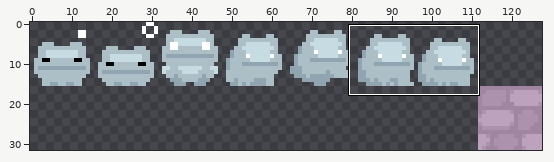
Two versions of one sprite sheet, Platformer/Content/enemyGrassy.png. The first picture is a wide view before the edit; the outline marks the close-up.
Close-up. First the earlier version:
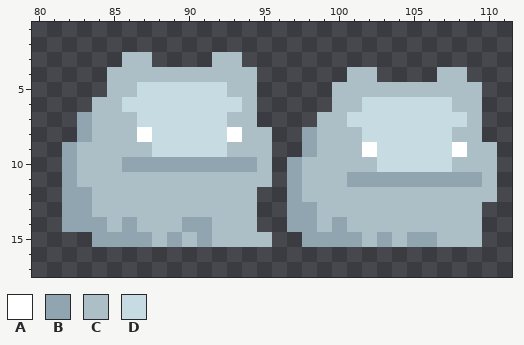
The file is 128x32 pixels. Colours within 5 levels of each other are drawn and written as one. Shown: x 80..111, y 1..17. The commit also changed other parts of the picture, which this record leaves out.
Palette (. is transparent): A #ffffff  B #90a5b0  C #acbec6  D #c7dbe2
Pixels before, first column x 82:
 3 ....CC....CC.................
 4 ...CCCCCCCCCC......CC....CC..
 5 ...CCDDDDDDCC.....CCCCCCCCCC.
 6 ..CCDDDDDDDDC.....CCDDDDDDCC.
 7 .BCCCDDDDDDCC....CCDDDDDDDDC.
 8 .BCCCADDDDDACC..BCCCDDDDDDCC.
 9 BCCCCCDDDDDCCC..BCCCADDDDDACC
10 BCCCBBBBBBBBBC.BCCCCCDDDDDCCC
11 BCCCCCCCCCCCCC.BCCCBBBBBBBBBC
12 BBCCCCCCCCCCC..BCCCCCCCCCCCCC
13 BBCCCCCCCCCCC..BBCCCCCCCCCCC.
14 BBBCBCCCBBCCC..BBCBCCCCCCCCC.
15 ..BBBBCBCBCCCC..BBBBCBCBBCCC.
The same view after the edit:
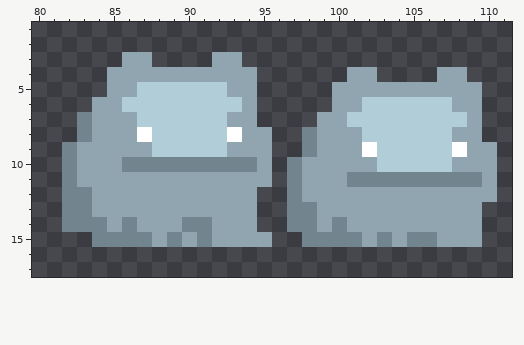
Change:
{"colour":"B","old":"#90a5b0","new":"#72848d"}
{"colour":"C","old":"#acbec6","new":"#90a5b0"}
{"colour":"D","old":"#c7dbe2","new":"#b1cdd7"}
{"label":"changed","picture_box":[62,52,497,247]}
